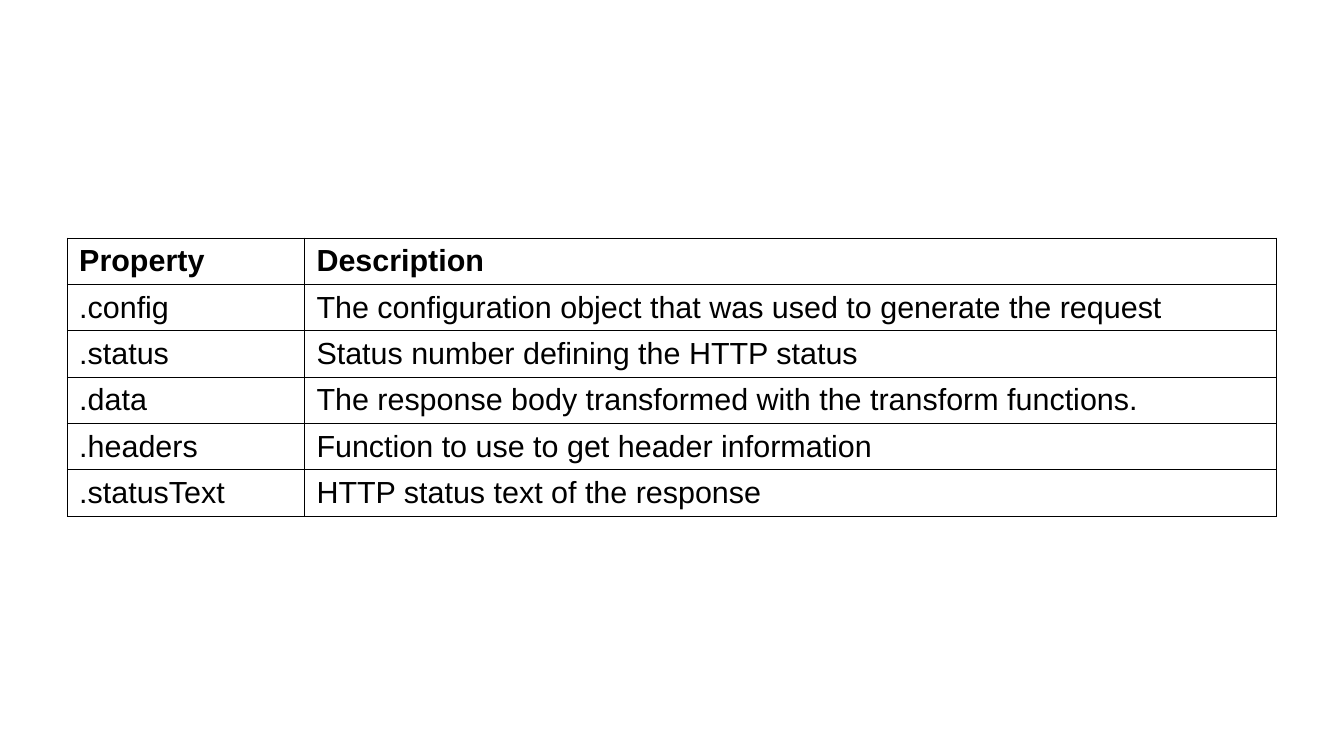
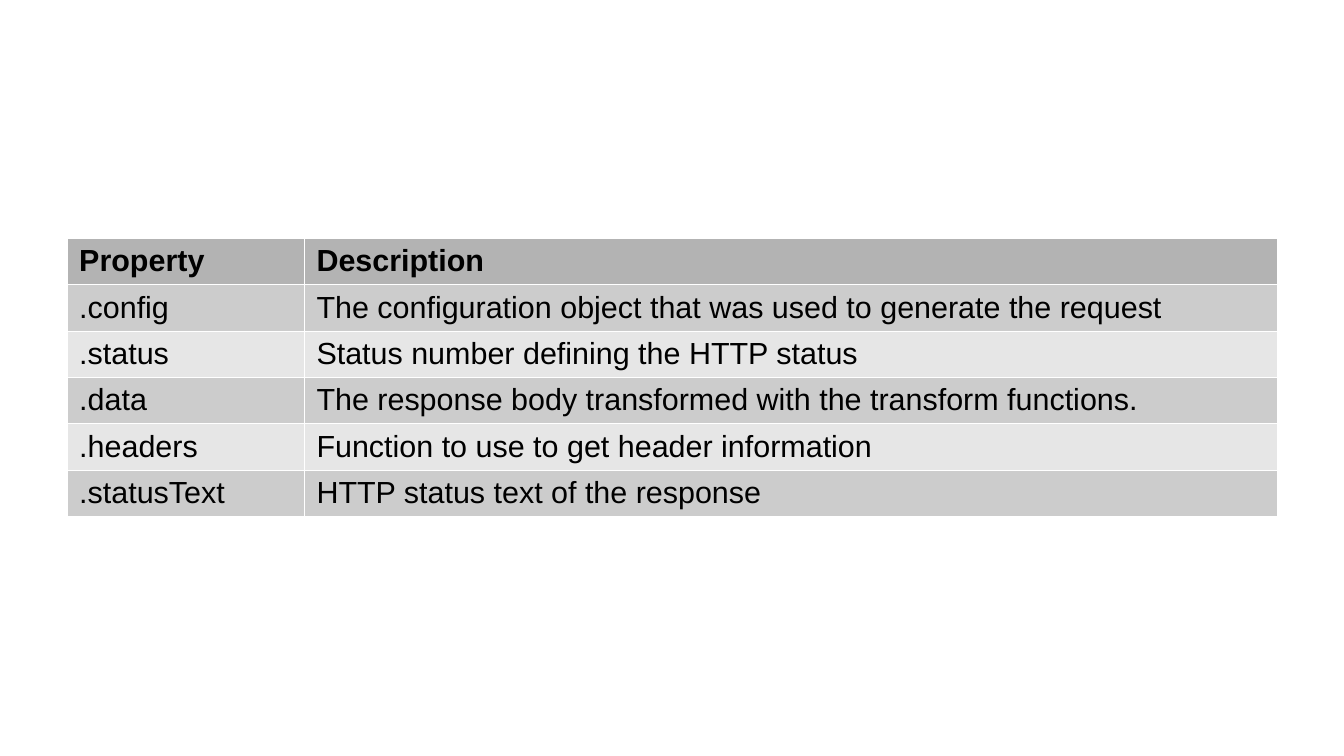
Before and after one commit to smbth/Daily-Tasks, a slide deck: slide 19 of Presentation Level 6.odp. Drawn at 1344x756 pixels with LibreOffice and Linux fonts; fonts in the diff are those of the drawing. Boxes give left, top, right and bottom in pixels: in the first picture for what was removed or moved away, otherwise in the second. Text is boxed around its words. In the diff, an @@ line names an element or a change of style, - is before the commit and + after.

```diff
--- a/Presentation Level 6.odp
+++ b/Presentation Level 6.odp
@@ table at <box>67,238,1277,518</box> @@
@@ fill none to #B3B3B3 in row 1 @@
@@ fill none to #CCCCCC in 6 cells @@
@@ fill none to #E6E6E6 in 4 cells @@
@@ borders changed @@
```
Also in this commit, not shown: 2 other slides changed.
